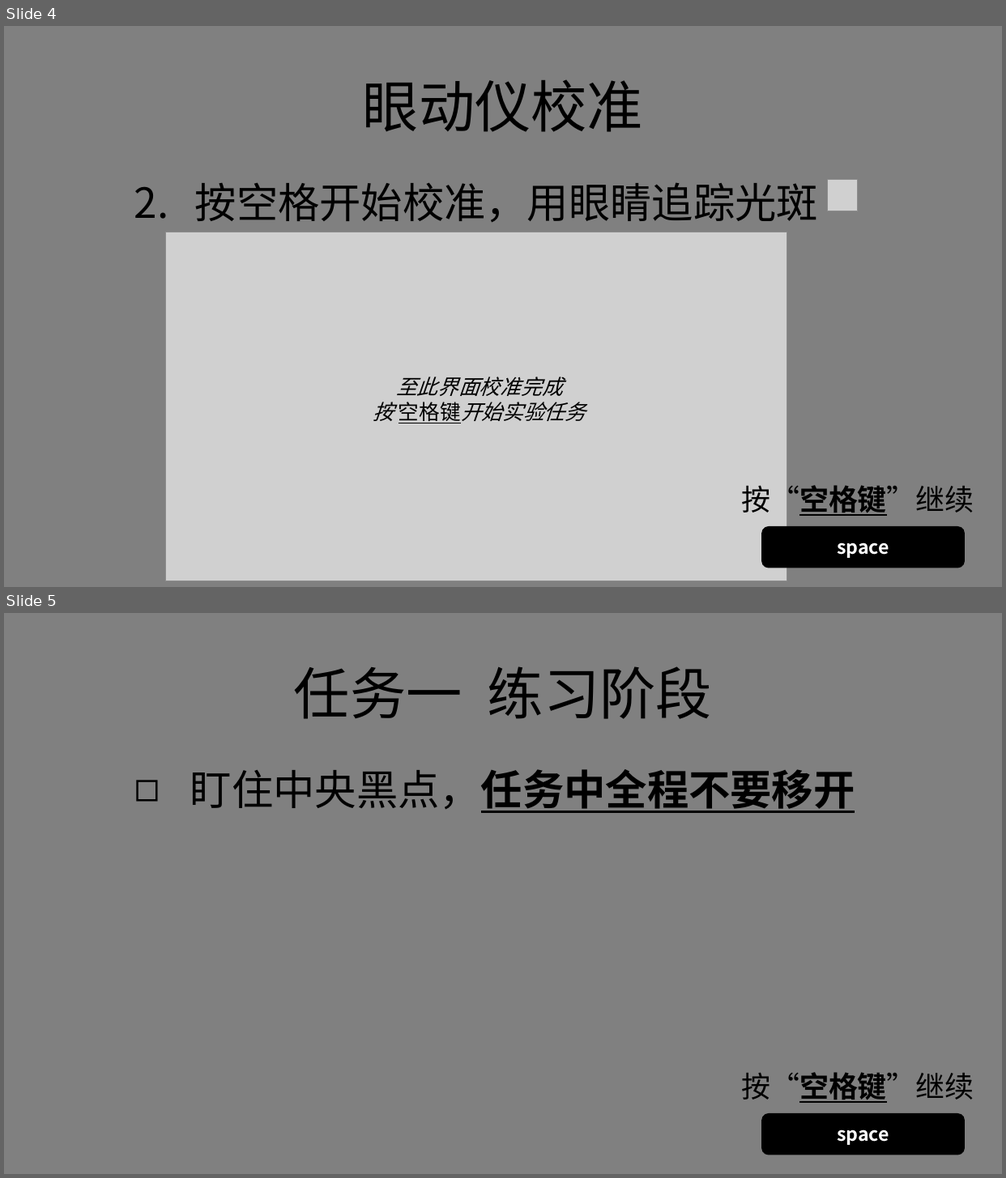
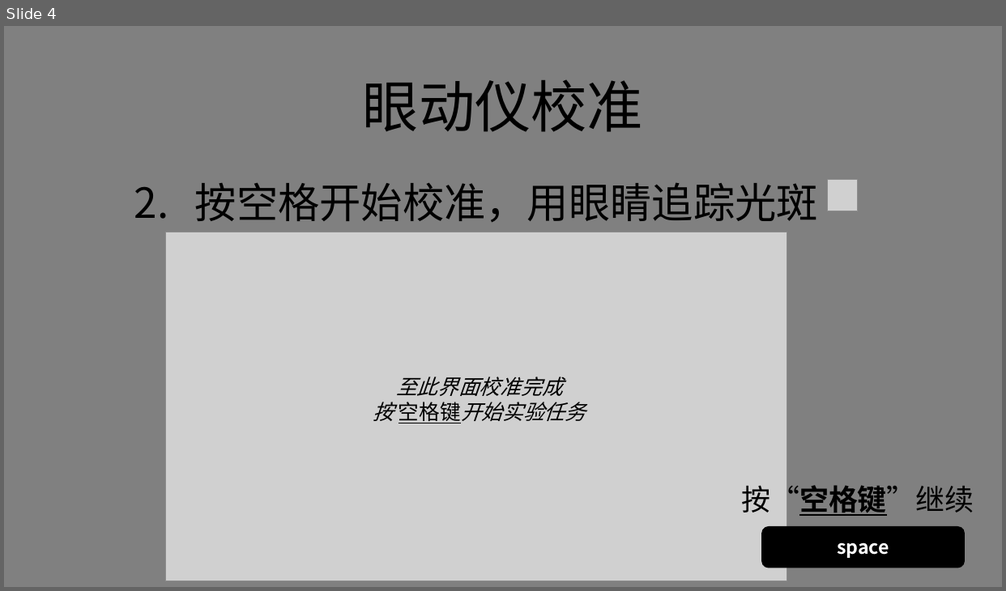
Before and after one commit to lyxose/FreeView, a slide deck: Instructions.pptx. Shown one above the other, each under a label of ours: slides 4 and 5 before the commit, slide 4 after it. The pictures are 1006x1178 and 1006x591 pixels, drawn with LibreOffice and Linux fonts; fonts in the diff are those of the drawing; grey boxes stand for pictures. Boxes give left, top, right and bottom in pixels: in the first picture for what was removed or moved away, otherwise in the second. Text is boxed around its words. In the diff, an @@ line names an element or a change of style, - is before the commit and + after.

```diff
--- a/Instructions.pptx
+++ b/Instructions.pptx
@@ slide 5 removed at [4, 613, 1002, 1174], background #808080 @@
@@ text removed at [294, 666, 712, 719] @@
-任务一 练习阶段
@@ text removed at [190, 769, 855, 813] @@
-◻ 盯住中央黑点，任务中全程不要移开
@@ text removed at [741, 1072, 974, 1103] @@
-按“空格键”继续
@@ rounded rectangle removed at [761, 1114, 965, 1156] @@
-space
```
Also in this commit, not shown: 11 slides changed, 5 other slides removed, 36 other files.
